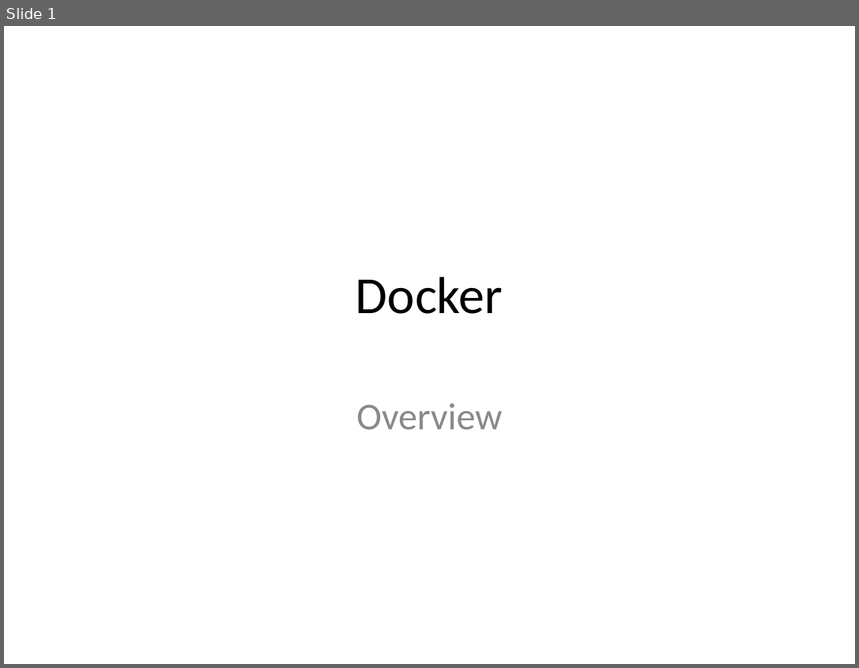
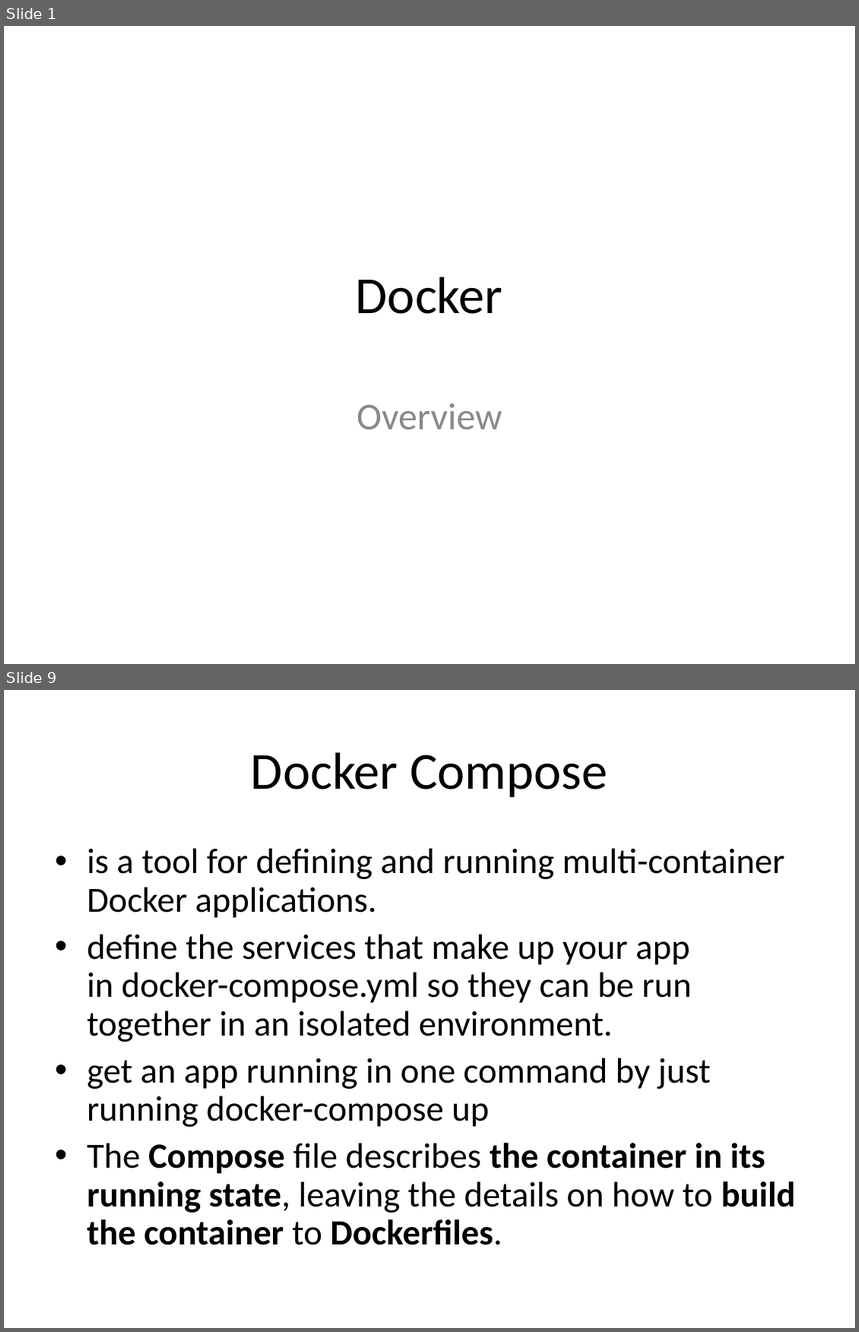
Before and after one commit to bobwares/training, a slide deck: presentations/Docker.ppt. Shown one above the other, each under a label of ours: slide 1 before the commit, slides 1 and 9 after it; the slides between them are not shown. The pictures are 859x668 and 859x1332 pixels, drawn with LibreOffice and Linux fonts; fonts in the diff are those of the drawing. Boxes give left, top, right and bottom in pixels: in the first picture for what was removed or moved away, otherwise in the second. Text is boxed around its words. In the diff, an @@ line names an element or a change of style, - is before the commit and + after.

Commit message:
update

```diff
--- a/presentations/Docker.ppt
+++ b/presentations/Docker.ppt
@@ slide 9 added at (x1=4, y1=690, x2=855, y2=1328), background #FFFFFF @@
@@ title added at (x1=251, y1=752, x2=607, y2=797), 44 pt, text #000000 @@
+Docker Compose
@@ text added at (x1=87, y1=848, x2=796, y2=1246), 30 pt, text #000000 @@
+• is a tool for defining and running multi-container Docker applications.
+• define the services that make up your app in docker-compose.yml so they can be run together in an isolated environment.
+• get an app running in one command by just running docker-compose up
+• The Compose file describes the container in its running state, leaving the details on how to build the container to Dockerfiles.
```
Also in this commit, not shown: 1 slide changed, 8 other slides added.
